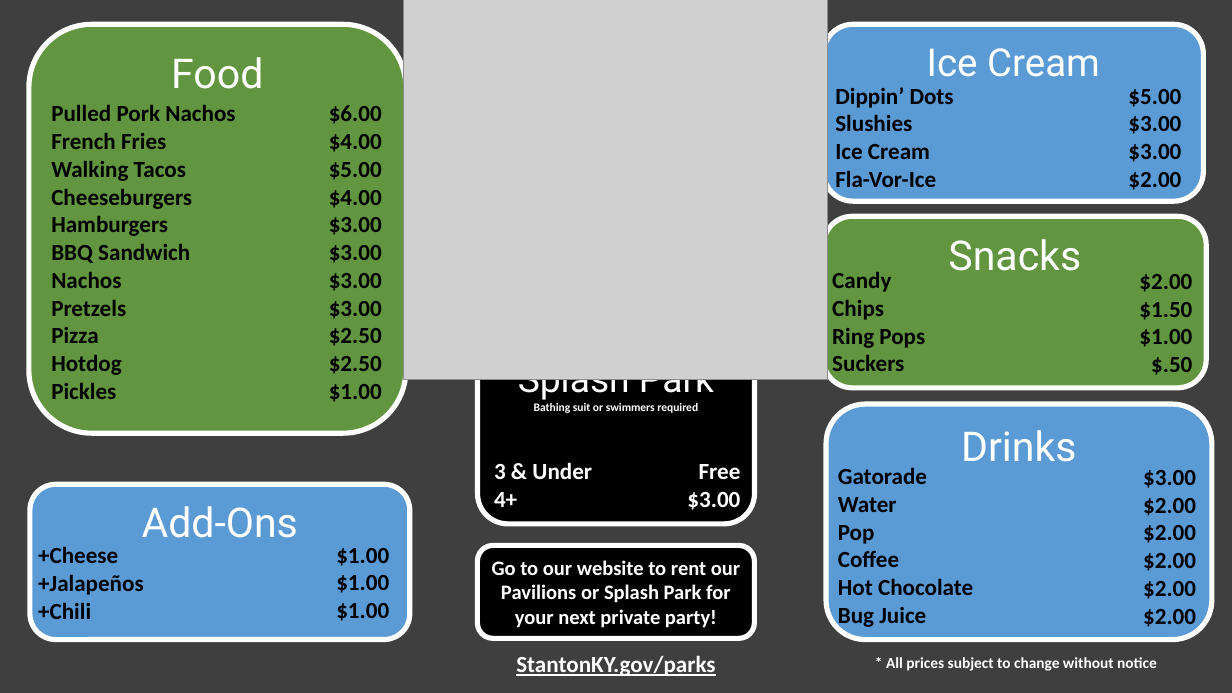
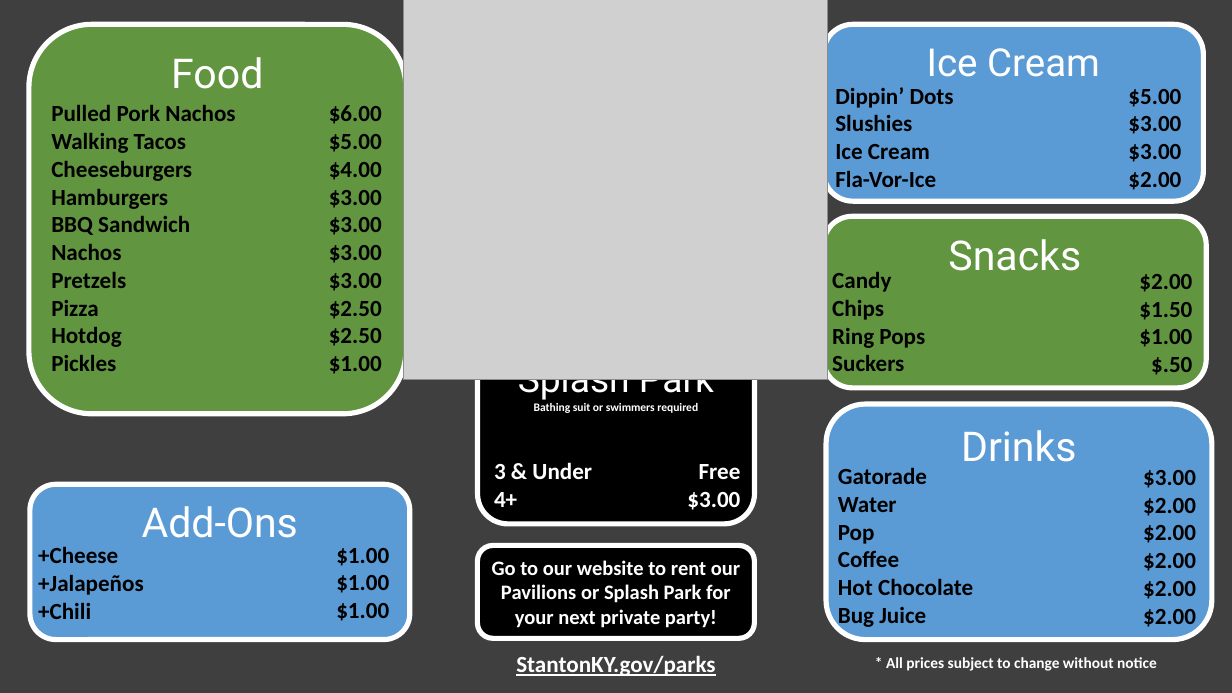
Before and after one commit to CityOfStanton/Kiosk-Client-Content, a slide deck: slide 1 of Assets/Menu/TournamentMenu/TournamentMenu.pptx. Drawn at 1232x693 pixels with LibreOffice and Linux fonts; fonts in the diff are those of the drawing; grey boxes stand for pictures. Boxes give left, top, right and bottom in pixels: in the first picture for what was removed or moved away, otherwise in the second. Text is boxed around its words. In the diff, an @@ line names an element or a change of style, - is before the commit and + after.

```diff
--- a/Assets/Menu/TournamentMenu/TournamentMenu.pptx
+++ b/Assets/Menu/TournamentMenu/TournamentMenu.pptx
@@ rounded rectangle "Food": place and size @@
-rounded rectangle "Food" at [29,24,406,433]
+rounded rectangle "Food" at [29,24,406,413]
@@ text at [51,133,166,149]: paragraph removed @@
-French Fries
@@ text at [329,134,382,152]: paragraph removed @@
-$4.00
```
Also in this commit, not shown: 1 other file.
